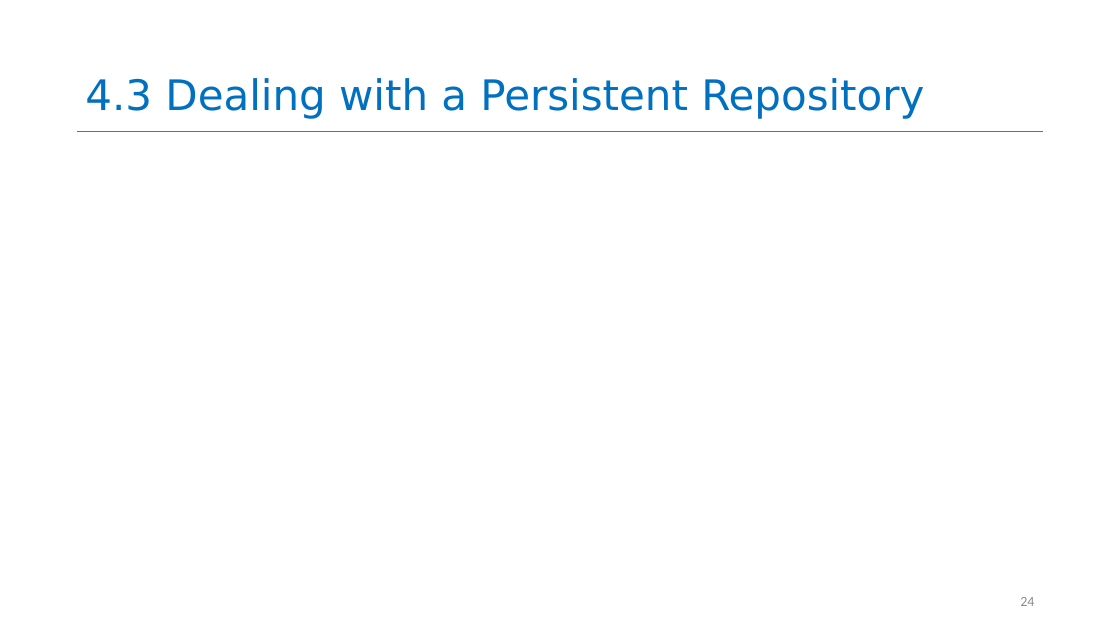
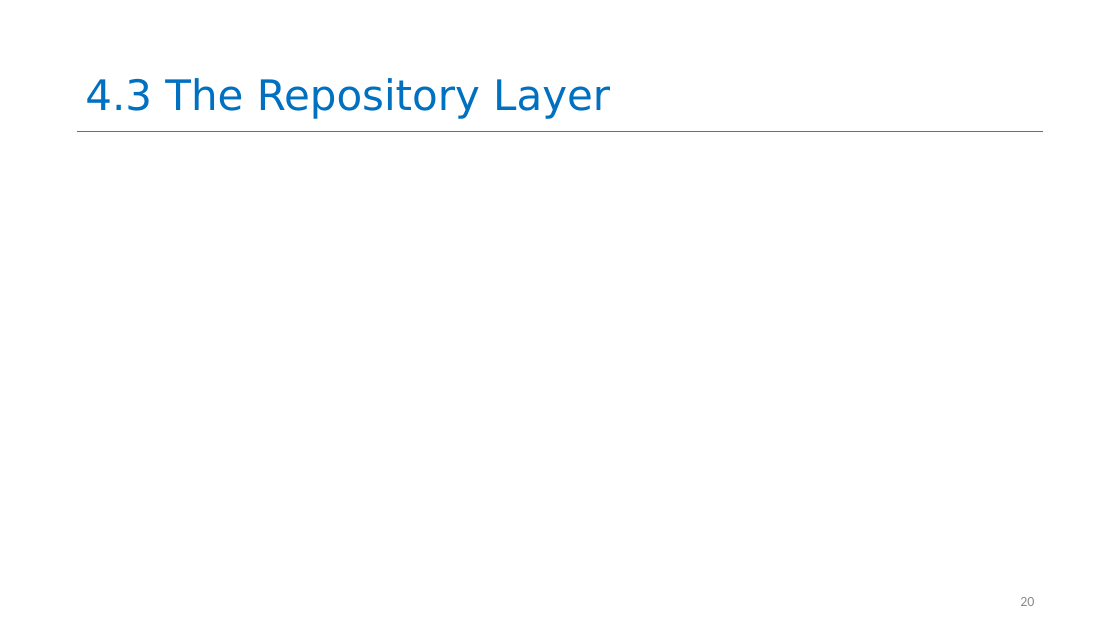
Before and after one commit to neu-se/CS4530-Fall-2026, a slide deck: slide 20 of Slides/Module 04 Web Application Architecture.pptx (slide 24 before the commit). Drawn at 1120x630 pixels with LibreOffice and Linux fonts; fonts in the diff are those of the drawing. Boxes give left, top, right and bottom in pixels: in the first picture for what was removed or moved away, otherwise in the second. Text is boxed around its words. In the diff, an @@ line names an element or a change of style, - is before the commit and + after.

```diff
--- a/Slides/Module 04 Web Application Architecture.pptx
+++ b/Slides/Module 04 Web Application Architecture.pptx
@@ title at (x1=85, y1=78, x2=610, y2=119): text changed @@
-4.3 Dealing with a Persistent Repository
+4.3 The Repository Layer
@@ page number at (x1=1020, y1=597, x2=1034, y2=606): text changed @@
-24
+20
```
Also in this commit, not shown: 13 other slides changed, 3 slides added, 23 slides removed, 1 other file.
